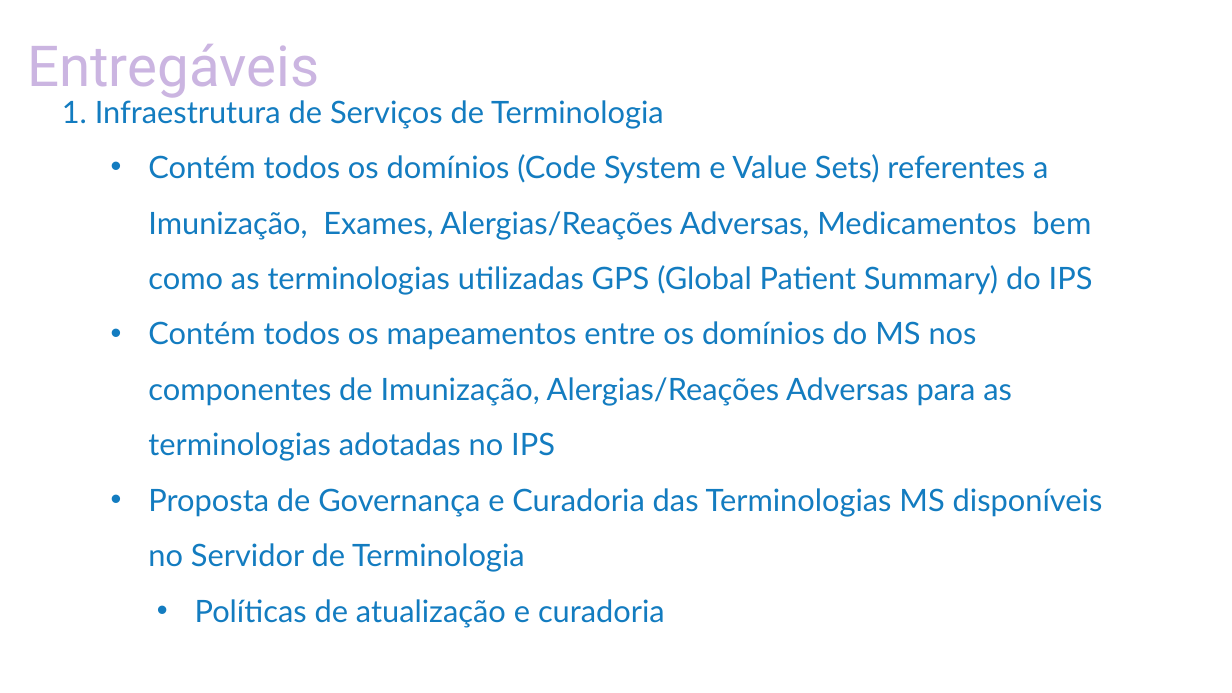
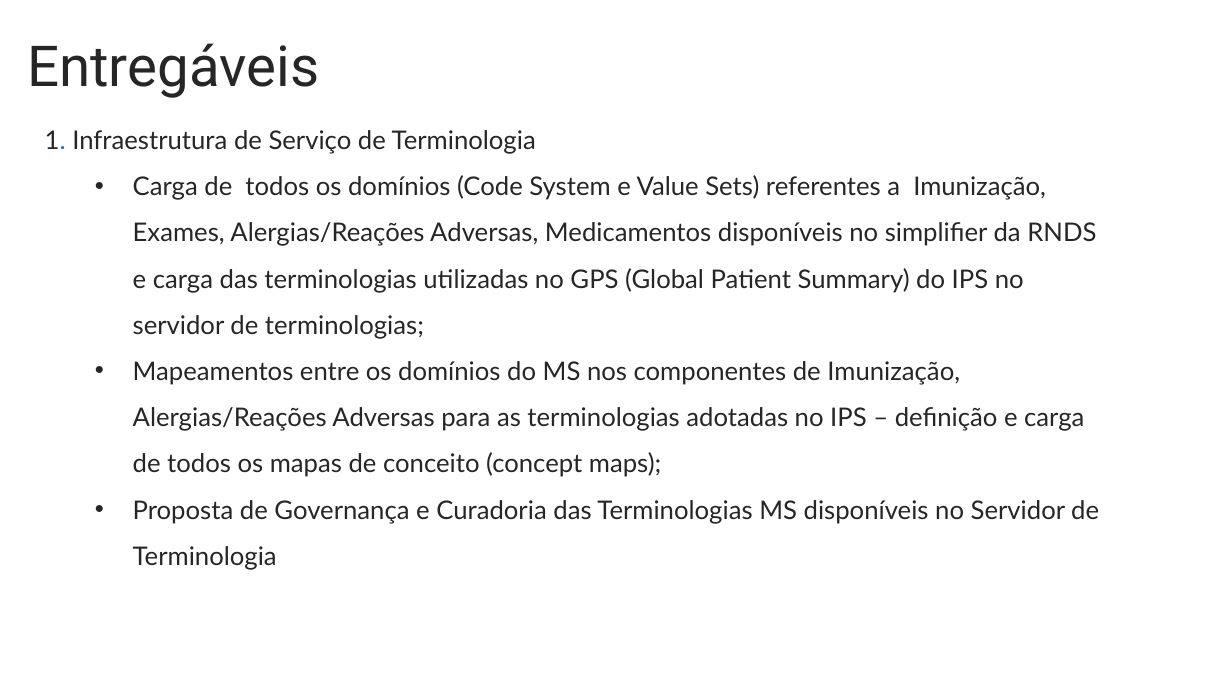
Before and after one commit to moaassis/https-git-codecommit.sa-east-1.amazonaws.com-v1-repos-ips-brasil-documentos, a slide deck: slide 4 of Gestão do Projeto/ApresentacoesProjeto/EscopoAlteracaoMarco23.pptx. Drawn at 1232x693 pixels with LibreOffice and Linux fonts; fonts in the diff are those of the drawing. Boxes give left, top, right and bottom in pixels: in the first picture for what was removed or moved away, otherwise in the second. Text is boxed around its words. In the diff, an @@ line names an element or a change of style, - is before the commit and + after.

```diff
--- a/Gestão do Projeto/ApresentacoesProjeto/EscopoAlteracaoMarco23.pptx
+++ b/Gestão do Projeto/ApresentacoesProjeto/EscopoAlteracaoMarco23.pptx
@@ title "Entregáveis" at (x1=27, y1=43, x2=319, y2=98): text colour #CBB5E1 to #262626 @@
@@ text "1. Infraestrutura de Serviço de ..." moved from (x1=62, y1=96, x2=1103, y2=628) to (x1=45, y1=130, x2=1099, y2=570) @@
@@ text at (x1=45, y1=130, x2=1096, y2=477): text changed; size 24 to 20 pt; text colour #137CC0 to #262626 @@
-1. Infraestrutura de Serviços de Terminologia
-• Contém todos os domínios (Code System e Value Sets) referentes a Imunização, Exames, Alergias/Reações Adversas, Medicamentos bem como as terminologias utilizadas GPS (Global Patient Summary) do IPS
-• Contém todos os mapeamentos entre os domínios do MS nos componentes de Imunização, Alergias/Reações Adversas para as terminologias adotadas no IPS
+1. Infraestrutura de Serviço de Terminologia
+• Carga de todos os domínios (Code System e Value Sets) referentes a Imunização, Exames, Alergias/Reações Adversas, Medicamentos disponíveis no simplifier da RNDS e carga das terminologias utilizadas no GPS (Global Patient Summary) do IPS no servidor de terminologias;
+• Mapeamentos entre os domínios do MS nos componentes de Imunização, Alergias/Reações Adversas para as terminologias adotadas no IPS – definição e carga de todos os mapas de conceito (concept maps);
@@ text at (x1=133, y1=500, x2=1099, y2=570): size 24 to 20 pt, text colour #137CC0 to #262626 in "Proposta de Governança e Curadoria das Terminologias ..." @@
@@ text at (x1=195, y1=599, x2=665, y2=628): paragraph removed @@
-  • Políticas de atualização e curadoria
```
Also in this commit, not shown: 4 other slides changed, 1 slide added, 1 slide removed, 5 other files.
